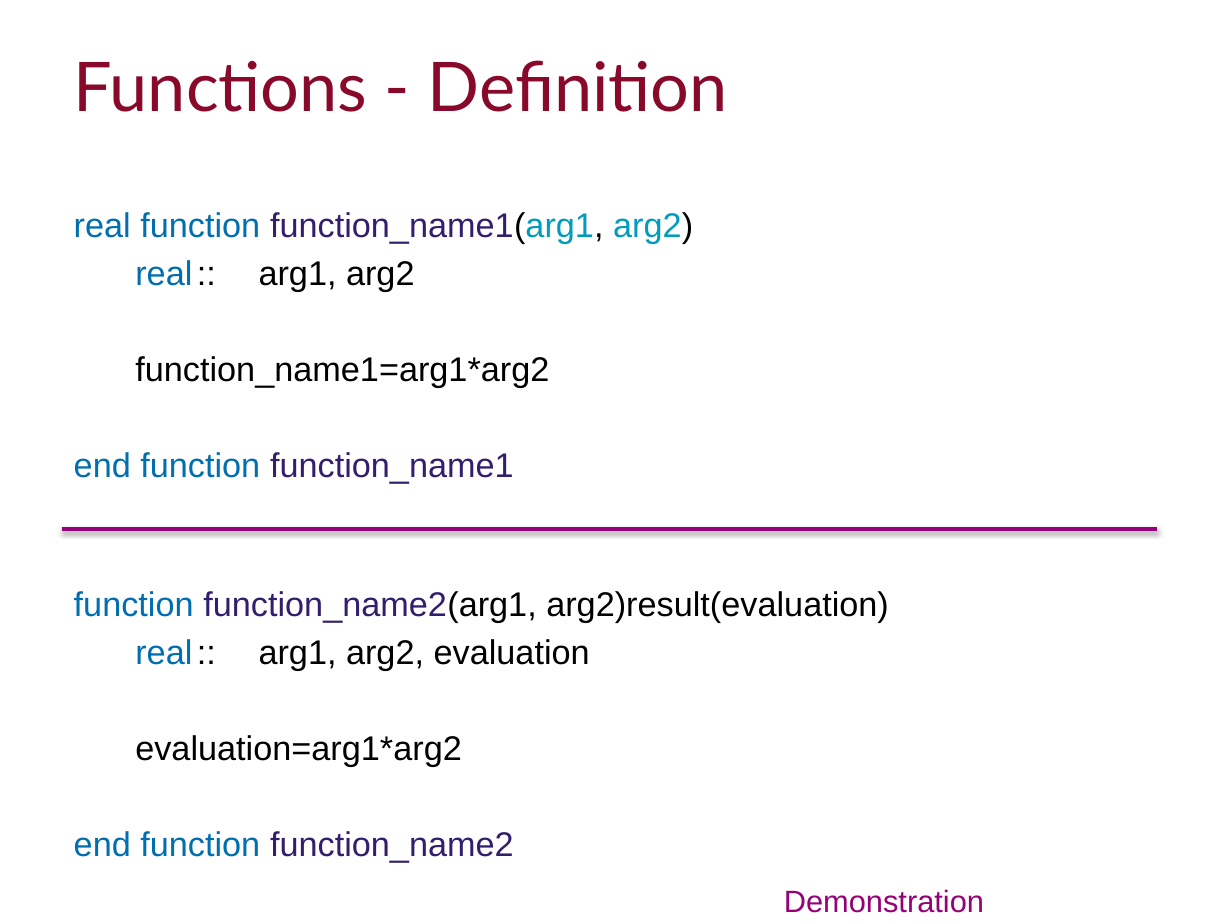
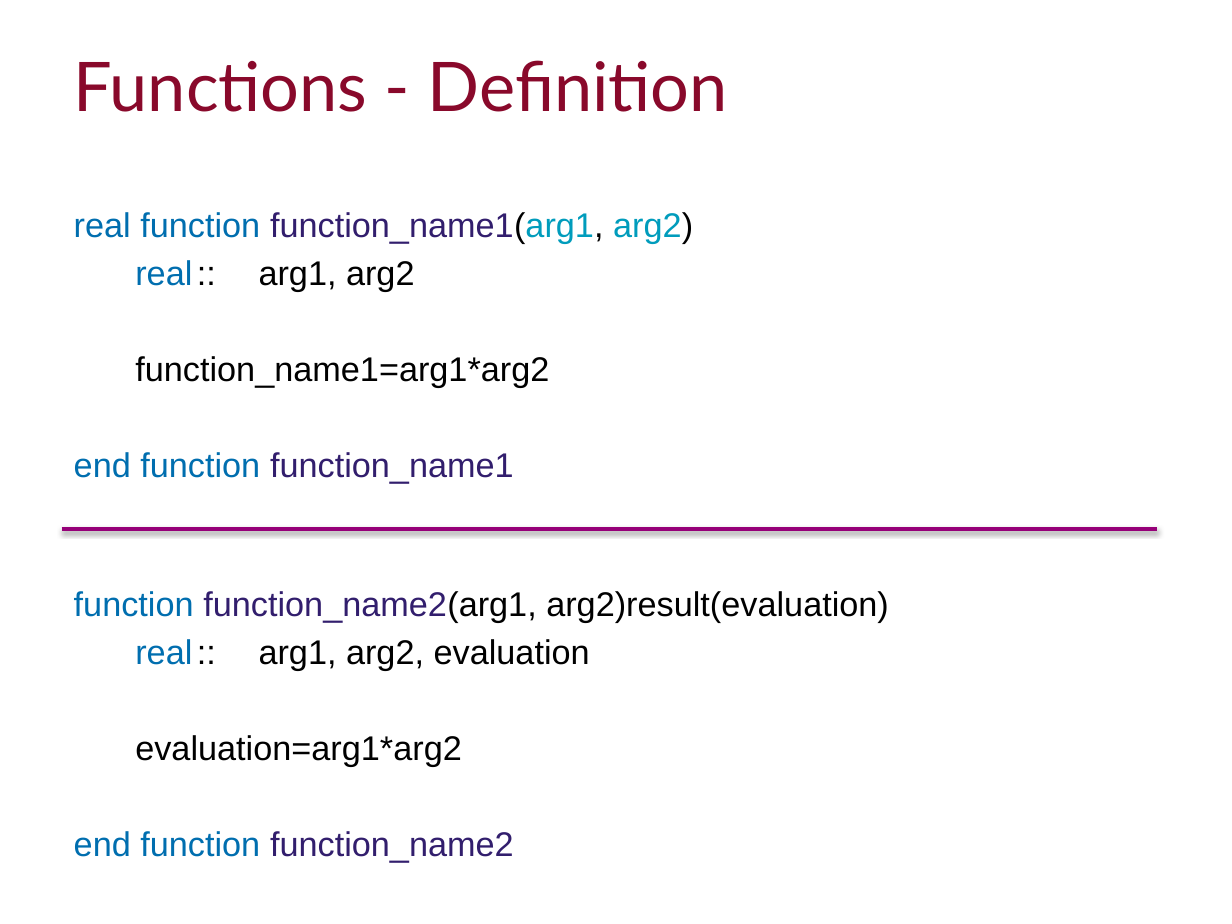
Before and after one commit to ImperialCollegeLondon/RCDS-introduction-to-fortran, a slide deck: slide 39 of Introduction to Fortran Slides.pptx. Drawn at 1232x924 pixels with LibreOffice and Linux fonts; fonts in the diff are those of the drawing; background and template pictures are left out. Boxes give left, top, right and bottom in pixels: in the first picture for what was removed or moved away, otherwise in the second. Text is boxed around its words. In the diff, an @@ line names an element or a change of style, - is before the commit and + after.

```diff
--- a/Introduction to Fortran Slides.pptx
+++ b/Introduction to Fortran Slides.pptx
@@ text removed at [784,889,984,913] @@
-Demonstration
```
Also in this commit, not shown: 2 other slides changed, 16 other files.
